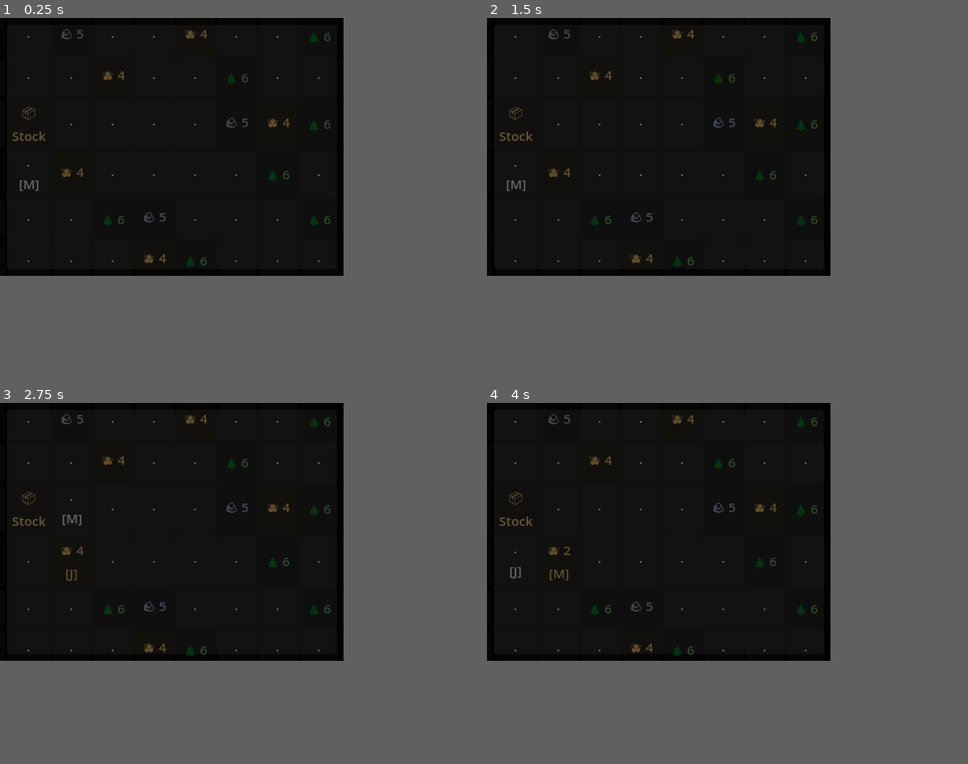
Above: before the commit, frames 1-4 (two rows, left to right).
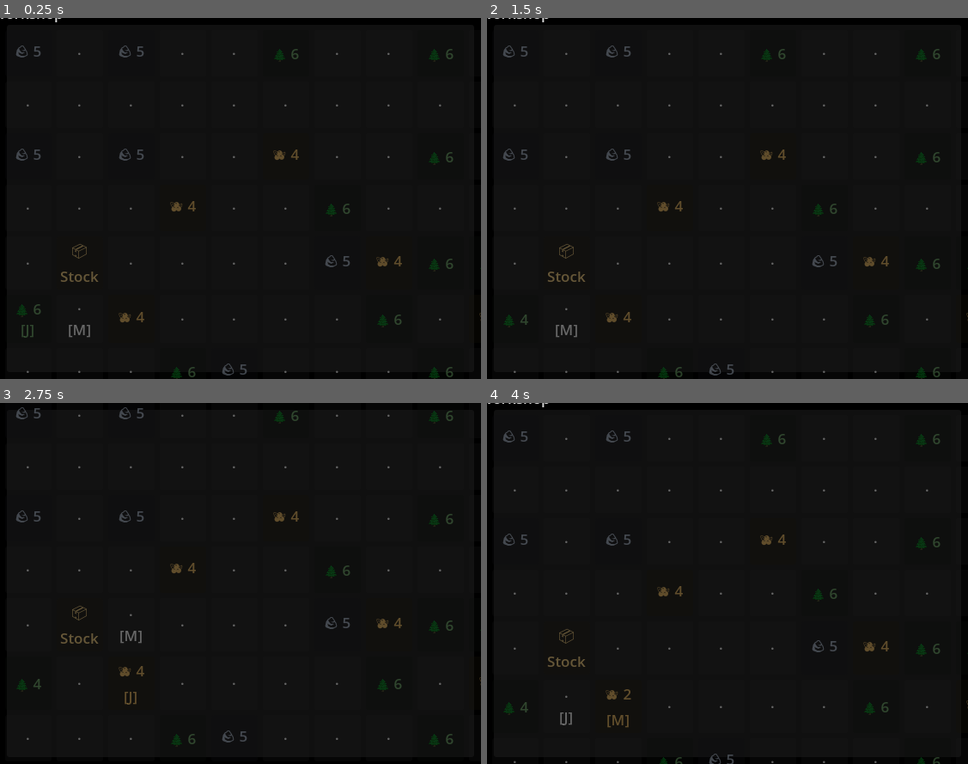
Above: after the commit, the same moments.

Repository: misospace/windowstead
Game: Godot game, scene res://scenes/main.tscn
Two runs of this game, one before a commit and one after it. Both use one fixed random seed, a clock stepped at 60 frames per second and the inputs below.
Inputs:
- Up to frame 1 (0.25 s): no input
- Up to frame 2 (1.5 s): tap Enter at 1.25 s
- Up to frame 3 (2.75 s): no input
- Up to frame 4 (4 s): tap Space at 3.5 s
In our replay, the window is 400x300 before the commit and 560x420 after it. These sizes can differ from the game's own. Grey fills any space a smaller window leaves; there, only what the larger window draws over its background counts as a difference.

The runs differ from the first frame. In frame 1, 2.4% of the frame differs, in the area x 0-100%, y 0-100%; in frame 2, 2.4%; in frame 3, 2.5%, in the area x 2-100%, y 1-95%; in frame 4, 2.4%.

Commit message:
feat: improve overlay readability

Diff:
--- a/project.godot
+++ b/project.godot
@@ -18,8 +18,8 @@
 GameState="*res://scripts/game_state.gd"
 
 [display]
-window/size/viewport_width=400
-window/size/viewport_height=300
+window/size/viewport_width=560
+window/size/viewport_height=420
 window/size/resizable=true
 window/per_pixel_transparency/allowed=true
 window/handheld/orientation=0
--- a/scenes/main.tscn
+++ b/scenes/main.tscn
@@ -46,11 +46,11 @@
 [node name="Title" type="Label" parent="Backdrop/Margin/Root/Left"]
 layout_mode = 2
 text = "Windowstead"
-theme_override_font_sizes/font_size = 26
+theme_override_font_sizes/font_size = 30
 
 [node name="Subtitle" type="Label" parent="Backdrop/Margin/Root/Left"]
 layout_mode = 2
-text = "Tiny autonomous colony sim, now with real engine grease."
+text = "A tiny colony humming along while you do other things."
 autowrap_mode = 3
 modulate = Color(1, 1, 1, 0.7)
 
@@ -59,17 +59,24 @@
 layout_mode = 2
 text = "Stockpile"
 
+[node name="StatusLabel" type="Label" parent="Backdrop/Margin/Root/Left"]
+unique_name_in_owner = true
+layout_mode = 2
+text = "Settlement pulse"
+autowrap_mode = 3
+modulate = Color(1, 1, 1, 0.84)
+
 [node name="WorldGrid" type="GridContainer" parent="Backdrop/Margin/Root/Left"]
 unique_name_in_owner = true
 layout_mode = 2
 size_flags_horizontal = 3
 size_flags_vertical = 3
-theme_override_constants/h_separation = 4
-theme_override_constants/v_separation = 4
+theme_override_constants/h_separation = 6
+theme_override_constants/v_separation = 6
 
 [node name="Right" type="VBoxContainer" parent="Backdrop/Margin/Root"]
 layout_mode = 2
-custom_minimum_size = Vector2(270, 0)
+custom_minimum_size = Vector2(300, 0)
 size_flags_vertical = 3
 theme_override_constants/separation = 12
 
--- a/scripts/main.gd
+++ b/scripts/main.gd
@@ -2,7 +2,7 @@
 
 const GRID_W := 16
 const GRID_H := 9
-const TILE_SIZE := Vector2i(44, 44)
+const TILE_SIZE := Vector2i(54, 54)
 const STOCKPILE_POS := Vector2i(7, 4)
 const WORKER_NAMES := ["Jun", "Mara"]
 const TICK_SECONDS := 0.45
@@ -30,6 +30,7 @@
 
 @onready var world_grid: GridContainer = %WorldGrid
 @onready var resource_label: Label = %ResourceLabel
+@onready var status_label: Label = %StatusLabel
 @onready var crew_list: VBoxContainer = %CrewList
 @onready var event_log: RichTextLabel = %EventLog
 @onready var gather_slider: HSlider = %GatherSlider
@@ -59,7 +60,7 @@
 	DisplayServer.window_set_flag(DisplayServer.WINDOW_FLAG_BORDERLESS, true)
 	DisplayServer.window_set_flag(DisplayServer.WINDOW_FLAG_ALWAYS_ON_TOP, true)
 	DisplayServer.window_set_flag(DisplayServer.WINDOW_FLAG_TRANSPARENT, true)
-	DisplayServer.window_set_min_size(Vector2i(360, 260))
+	DisplayServer.window_set_min_size(Vector2i(560, 420))
 	if not ProjectSettings.get_setting("display/window/per_pixel_transparency/allowed", false):
 		DisplayServer.window_set_position(Vector2i(max(0, DisplayServer.screen_get_size().x - DisplayServer.window_get_size().x - 24), 24))
 
@@ -378,6 +379,7 @@
 
 func render_sidebar() -> void:
 	resource_label.text = "Stockpile  •  Wood %d   Stone %d   Food %d" % [int(state.resources.wood), int(state.resources.stone), int(state.resources.food)]
+	status_label.text = settlement_status_text()
 	for child in crew_list.get_children():
 		child.queue_free()
 	for worker in state.workers:
@@ -433,10 +435,24 @@
 
 func task_name(worker: Dictionary) -> String:
 	if int(worker.get("break_ticks", 0)) > 0:
-		return "on break"
+		return "taking five"
 	var task: Dictionary = worker.task
 	if task.is_empty():
 		return "idle"
+	match String(task.kind):
+		"gather":
+			return "gathering %s" % String(task.get("resource", "supplies"))
+		"haul":
+			if int(task.get("build_id", -1)) >= 0:
+				var build := get_build(int(task.build_id))
+				if not build.is_empty():
+					return "hauling %s to %s" % [String(task.get("resource", "goods")), String(build.kind)]
+			return "returning %s" % String(task.get("resource", "goods"))
+		"build":
+			var build := get_build(int(task.get("build_id", -1)))
+			if not build.is_empty():
+				return "building %s" % String(build.kind)
+			return "building"
 	return String(task.kind)
 
 func carrying_name(carrying: Dictionary) -> String:
@@ -446,6 +462,32 @@
 		if amount > 0:
 			parts.append("%d %s" % [amount, key])
 	return ", ".join(parts) if not parts.is_empty() else "hands free"
+
+func settlement_status_text() -> String:
+	var queued := 0
+	var building := 0
+	var idle := 0
+	var on_break := 0
+	for build in state.builds:
+		if not bool(build.complete):
+			queued += 1
+	for worker in state.workers:
+		if int(worker.get("break_ticks", 0)) > 0:
+			on_break += 1
+			continue
+		if worker.task.is_empty():
+			idle += 1
+		elif String(worker.task.kind) == "build":
+			building += 1
+	var next_unlock := next_unlock_text()
+	return "Tick %d  •  queued %d  •  building %d  •  idle %d  •  break %d\nNext milestone: %s" % [tick, queued, building, idle, on_break, next_unlock]
+
+func next_unlock_text() -> String:
+	if not is_structure_complete("hut"):
+		return "Finish a hut to unlock the workshop"
+	if not is_structure_complete("workshop"):
+		return "Finish a workshop to unlock the garden"
+	return "Garden tier unlocked. Keep the tiny settlement fed"
 
 func find_open_ground() -> Vector2i:
 	for y in GRID_H:
--- a/theme/theme.tres
+++ b/theme/theme.tres
@@ -1,4 +1,4 @@
 [gd_resource type="Theme" format=3]
 
 [resource]
-default_font_size = 15
+default_font_size = 17
